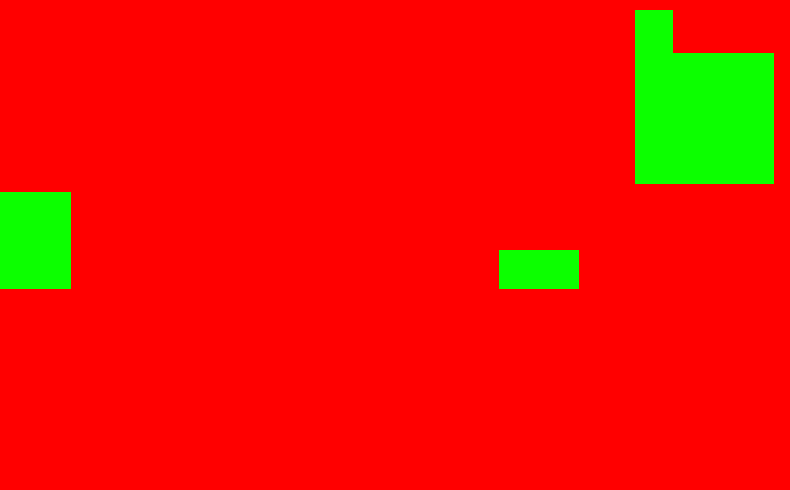
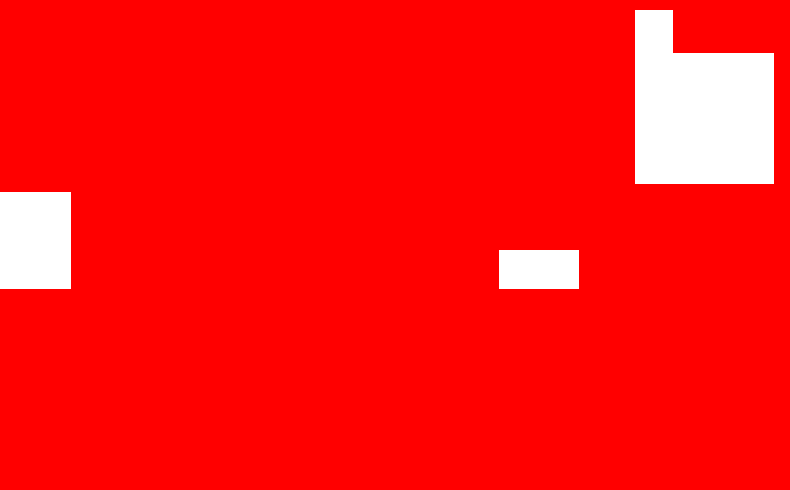
Layers edited between the first and the second 790×490 image:
hid "Capa 3" over [0, 10, 774, 289]
